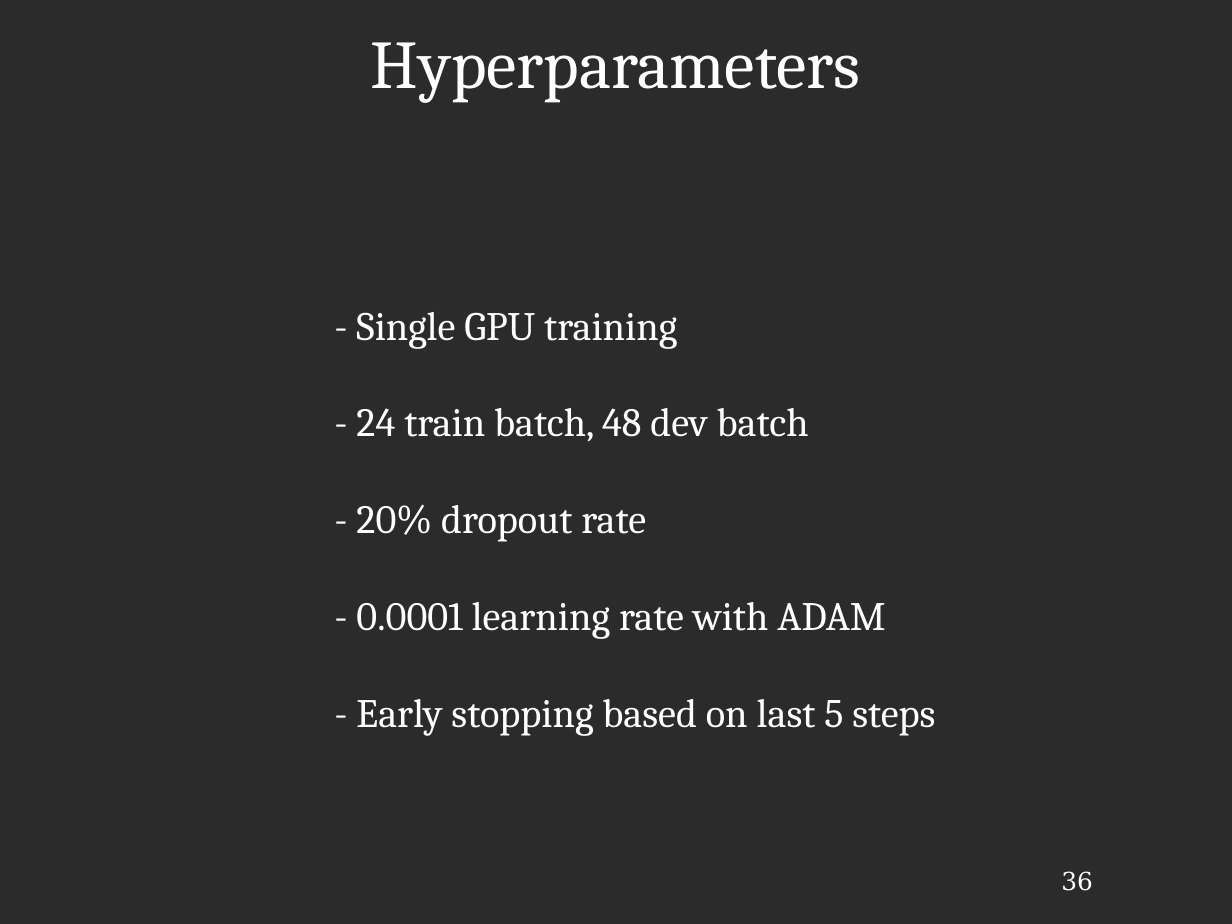
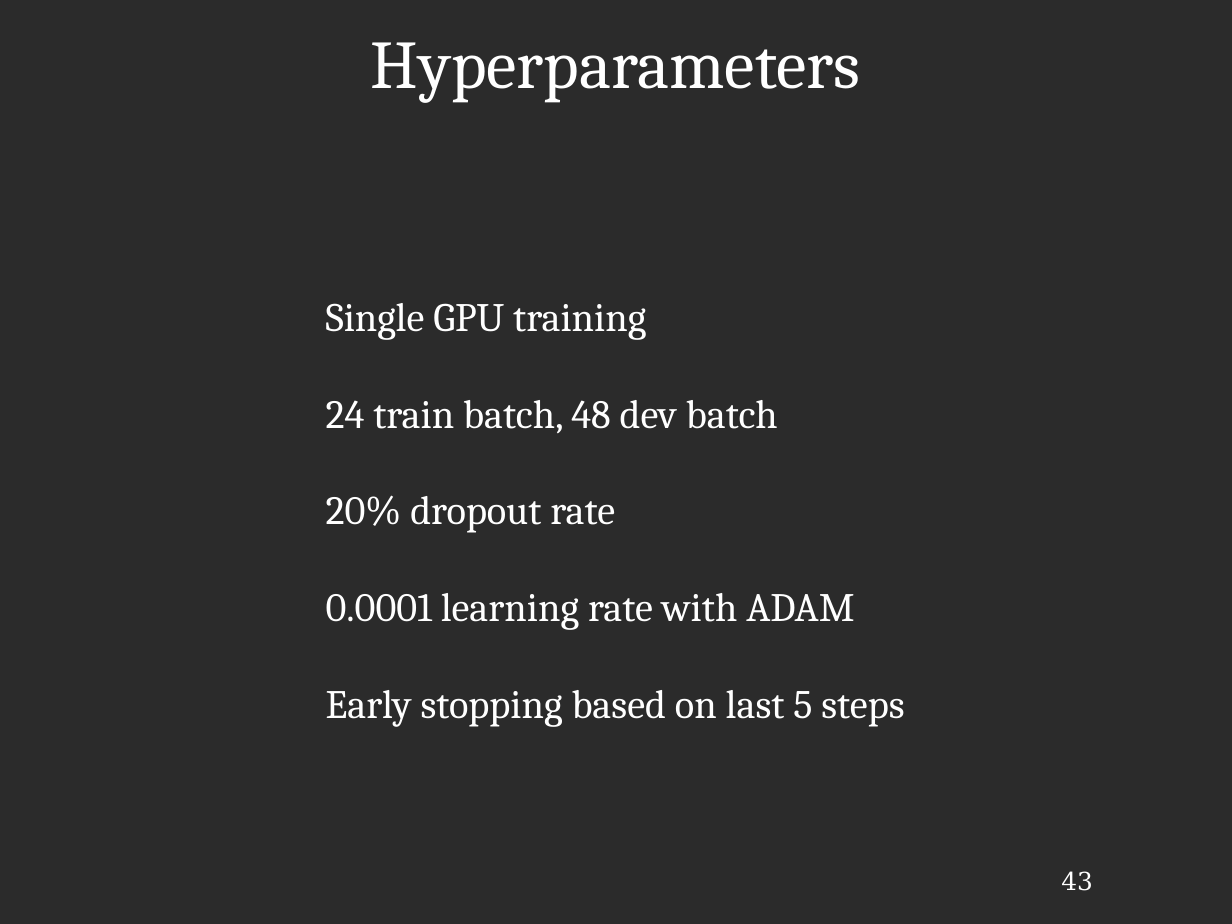
Before and after one commit to JRMeyer/defense, a slide deck: slide 43 of defense.odp (slide 36 before the commit). Drawn at 1232x924 pixels with LibreOffice and Linux fonts; fonts in the diff are those of the drawing; background and template pictures are left out; a plain dark background stands for a picture behind light text. Boxes give left, top, right and bottom in pixels: in the first picture for what was removed or moved away, otherwise in the second. Text is boxed around its words. In the diff, an @@ line names an element or a change of style, - is before the commit and + after.

```diff
--- a/defense.odp
+++ b/defense.odp
@@ text at [326, 303, 904, 727]: text changed @@
-- Single GPU training
-- 24 train batch, 48 dev batch
-- 20% dropout rate
-- 0.0001 learning rate with ADAM
-- Early stopping based on last 5 steps
+Single GPU training
+24 train batch, 48 dev batch
+20% dropout rate
+0.0001 learning rate with ADAM
+Early stopping based on last 5 steps
@@ page number at [1061, 871, 1093, 891]: text changed @@
-36
+43
```
Also in this commit, not shown: 22 other slides changed, 14 slides added, 1 slide removed, 4 other files.
